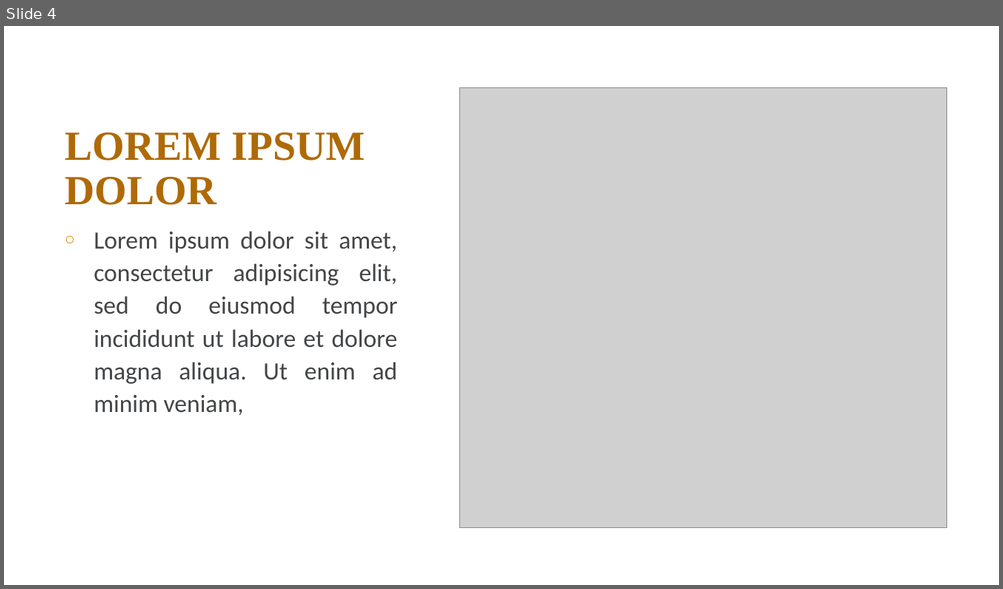
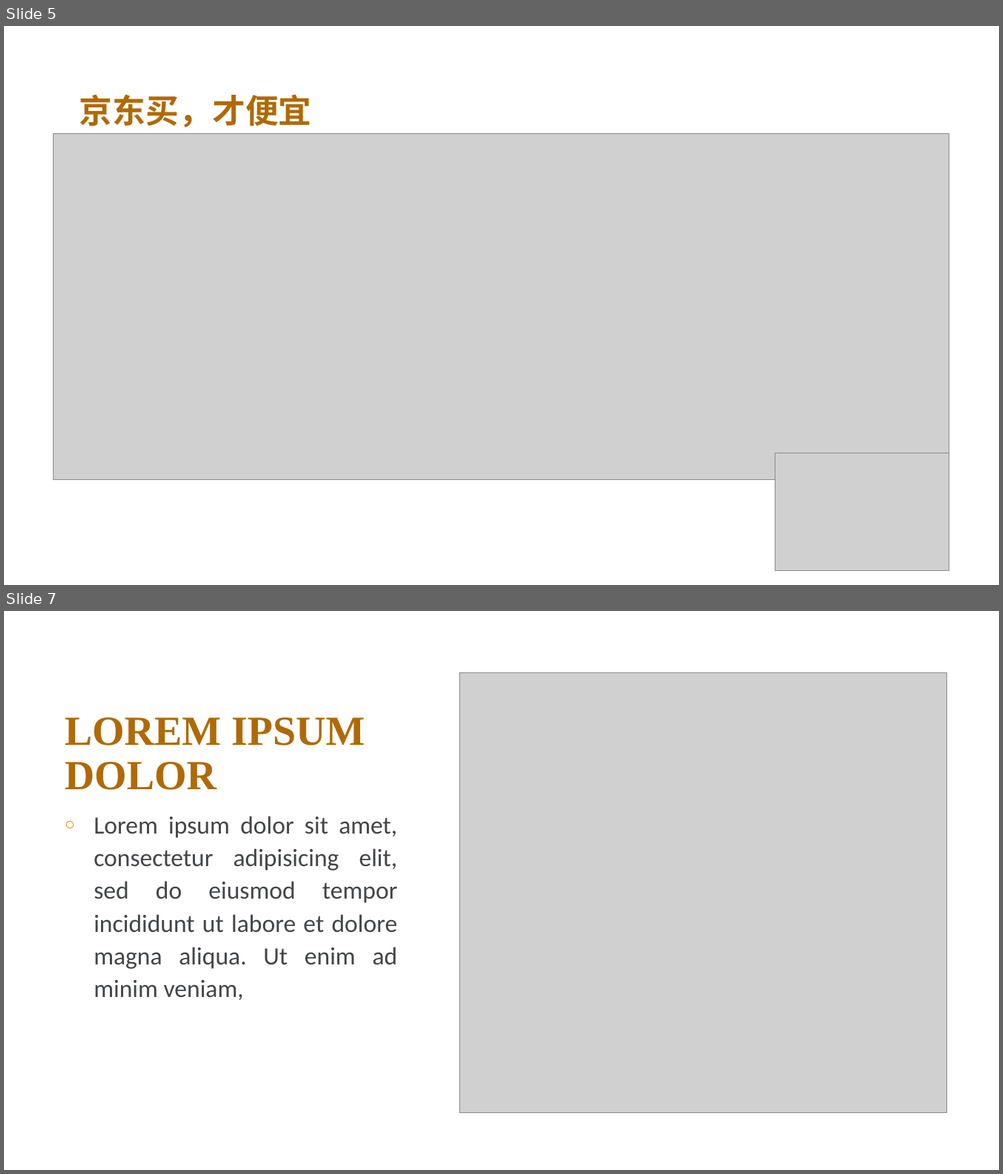
Before and after one commit to FredJiangFei/freetalk, a slide deck: 17.5/橙子.pptx. Shown one above the other, each under a label of ours: slide 4 before the commit, slides 5 and 7 after it; the slides between them are not shown. The pictures are 1003x589 and 1003x1174 pixels, drawn with LibreOffice and Linux fonts; fonts in the diff are those of the drawing; grey boxes stand for pictures; background and template pictures are left out. Boxes give left, top, right and bottom in pixels: in the first picture for what was removed or moved away, otherwise in the second. Text is boxed around its words. In the diff, an @@ line names an element or a change of style, - is before the commit and + after.

```diff
--- a/17.5/橙子.pptx
+++ b/17.5/橙子.pptx
@@ slide 5 added at box(4, 26, 999, 585), background picture (left out) @@
@@ rectangle added at box(23, 42, 979, 574), fill #FFFFFF at 88% opacity @@
@@ text added at box(79, 94, 312, 127), 32 pt, text #AF6A07, bold @@
+京东买，才便宜
@@ picture added at box(54, 134, 949, 480) @@
@@ picture added at box(775, 454, 948, 571) @@
@@ what was slide 4 is now slide 7 @@
```
Also in this commit, not shown: 1 slide changed, 3 other slides added, 1 slide removed.
